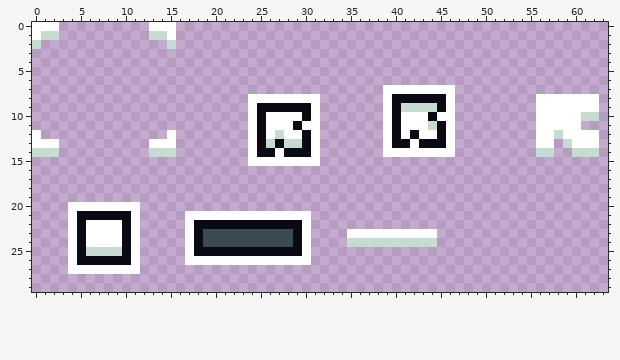
Two versions of one pixel-art file, Assets/Sprites/UI.aseprite. That is the earlier state.
64x64 pixels, 1 frame. Shown: x 0..63, y 0..29.
The same view after the edit:
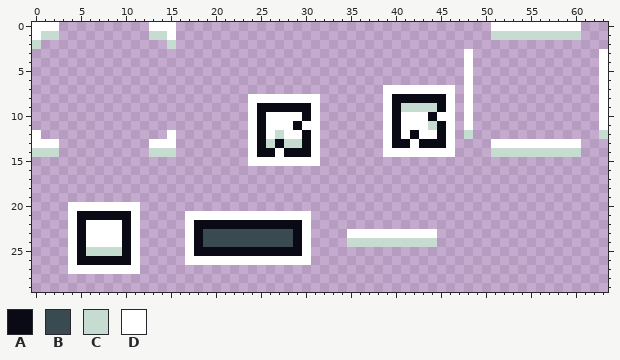
Palette (. is transparent): A #090a14  B #394a50  C #c7dcd0  D #ffffff
Diff:
Changed rows in their new state; - is an unchanged pixel.
first column x 48:
 0 ---DDDDDDDDDD---
 1 ---CCCCCCCCCC---
 3 D--------------D
 4 D--------------D
 5 D--------------D
 6 D--------------D
 7 D--------------D
 8 D-------.......D
 9 D-------.......D
10 D-------.......D
11 D-------.....--D
12 C-------.......C
13 ---DDDDD--DD-..-
14 ---CCCCC--CC-..-
Changed places in both pictures, as pixel boxes (x1, y1, x2, y2):
changed: (464, 22, 608, 157)
